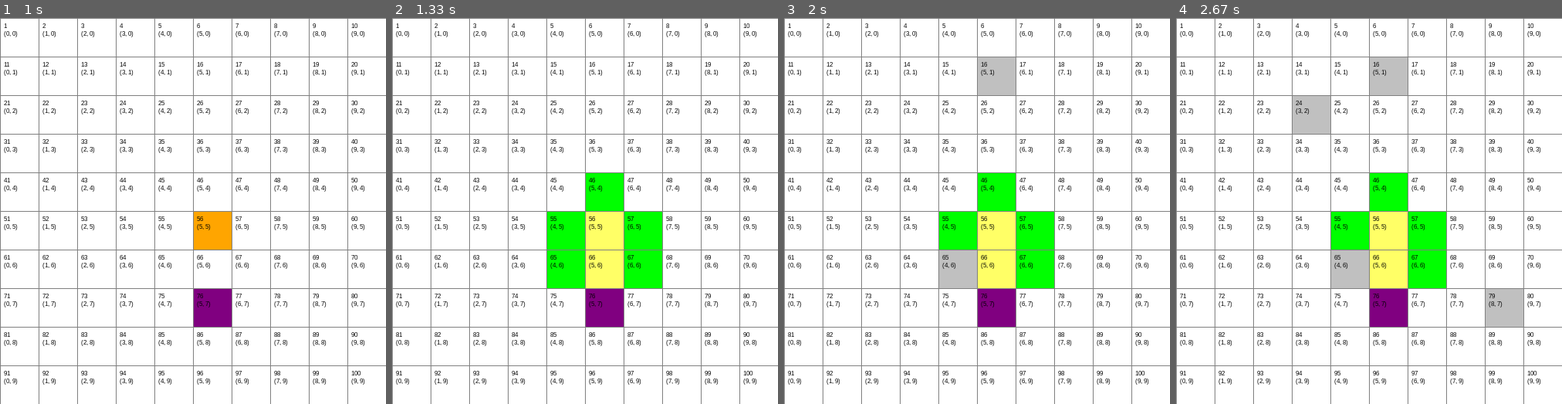
Above: before the commit, frames 1-4 (left to right).
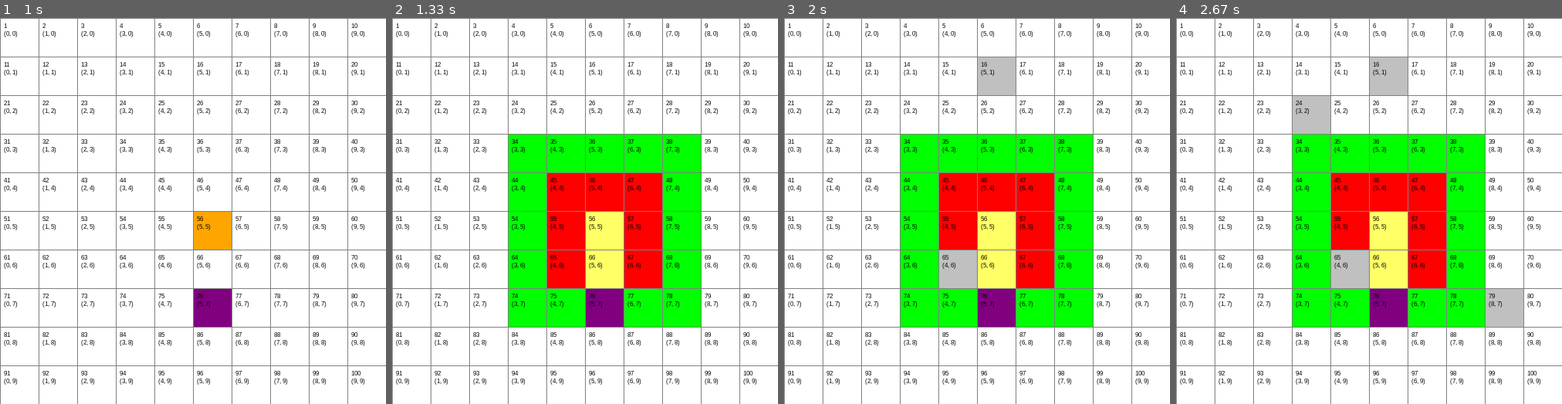
Above: after the commit, the same moments.

Repository: Danifoxuwu/Inteligencia-Artificial
Game: pygame game, started from Proyectos/Proyecto Final 1 Busqued/Aasterisco.py
Same seed, same stepped clock (60 frames per second), same inputs: the game is played once before the commit and once after it.
Inputs (mouse positions are in pixels of both pictures, inside the frame that each line leads up to):
- Up to frame 1 (1 s): click (193, 211) at 0.38 s; click (231, 295) at 0.72 s
- Up to frame 2 (1.33 s): tap Space at 1 s
- Up to frame 3 (2 s): click (984, 79) at 1.38 s; click (977, 257) at 1.72 s
- Up to frame 4 (2.67 s): click (1314, 129) at 2.05 s; click (1504, 311) at 2.38 s

Frame 1 is identical in both runs. In frame 2, 21% of the frame differs, in the area x 30-80%, y 30-80%; in frame 3, 20%; in frame 4, 20%.

Commit message:
Implementacion del pseudocodigo A*
Se  implemento el pseudocodigo A*

Diff:
--- a/Proyectos/Proyecto Final 1 Busqued/Aasterisco.py
+++ b/Proyectos/Proyecto Final 1 Busqued/Aasterisco.py
@@ -94,16 +94,28 @@
         ventana.blit(texto, (self.x + 5, self.y + 15))
 
     #Agregar los vecinos al hacer el calculo
-    def actualizar_vecinos(self,grid):
+    #Separados por los movimientos que se pueden hacer
+    def actualizar_vecinos(self, grid):
         self.vecinos = []
+        # Movimientos verticales y horizontales
         if self.fila < self.total_filas - 1 and not grid[self.fila + 1][self.col].es_pared():  # Abajo
-            self.vecinos.append(grid[self.fila + 1][self.col])
+            self.vecinos.append((grid[self.fila + 1][self.col], 10))
         if self.fila > 0 and not grid[self.fila - 1][self.col].es_pared():  # Arriba
-            self.vecinos.append(grid[self.fila - 1][self.col])
+            self.vecinos.append((grid[self.fila - 1][self.col], 10))
         if self.col < self.total_filas - 1 and not grid[self.fila][self.col + 1].es_pared():  # Derecha
-            self.vecinos.append(grid[self.fila][self.col + 1])
+            self.vecinos.append((grid[self.fila][self.col + 1], 10))
         if self.col > 0 and not grid[self.fila][self.col - 1].es_pared():  # Izquierda
-            self.vecinos.append(grid[self.fila][self.col - 1])
+            self.vecinos.append((grid[self.fila][self.col - 1], 10))
+
+        # Movimientos diagonales
+        if self.fila < self.total_filas - 1 and self.col < self.total_filas - 1 and not grid[self.fila + 1][self.col + 1].es_pared():  # Abajo-Derecha
+            self.vecinos.append((grid[self.fila + 1][self.col + 1], 14))
+        if self.fila < self.total_filas - 1 and self.col > 0 and not grid[self.fila + 1][self.col - 1].es_pared():  # Abajo-Izquierda
+            self.vecinos.append((grid[self.fila + 1][self.col - 1], 14))
+        if self.fila > 0 and self.col < self.total_filas - 1 and not grid[self.fila - 1][self.col + 1].es_pared():  # Arriba-Derecha
+            self.vecinos.append((grid[self.fila - 1][self.col + 1], 14))
+        if self.fila > 0 and self.col > 0 and not grid[self.fila - 1][self.col - 1].es_pared():  # Arriba-Izquierda
+            self.vecinos.append((grid[self.fila - 1][self.col - 1], 14))
 
 
 def crear_grid(filas, ancho):
@@ -179,8 +191,8 @@
             fin.hacer_fin()
             return True
 
-        for vecino in actual.vecinos:
-            temp_g_score = g_score[actual] + 1
+        for vecino, costo in actual.vecinos:
+            temp_g_score = g_score[actual] + costo
 
             if temp_g_score < g_score[vecino]:
                 came_from[vecino] = actual
Not shown, changed: Proyectos/Proyecto Final 1 Busqued/Documentacion.md
